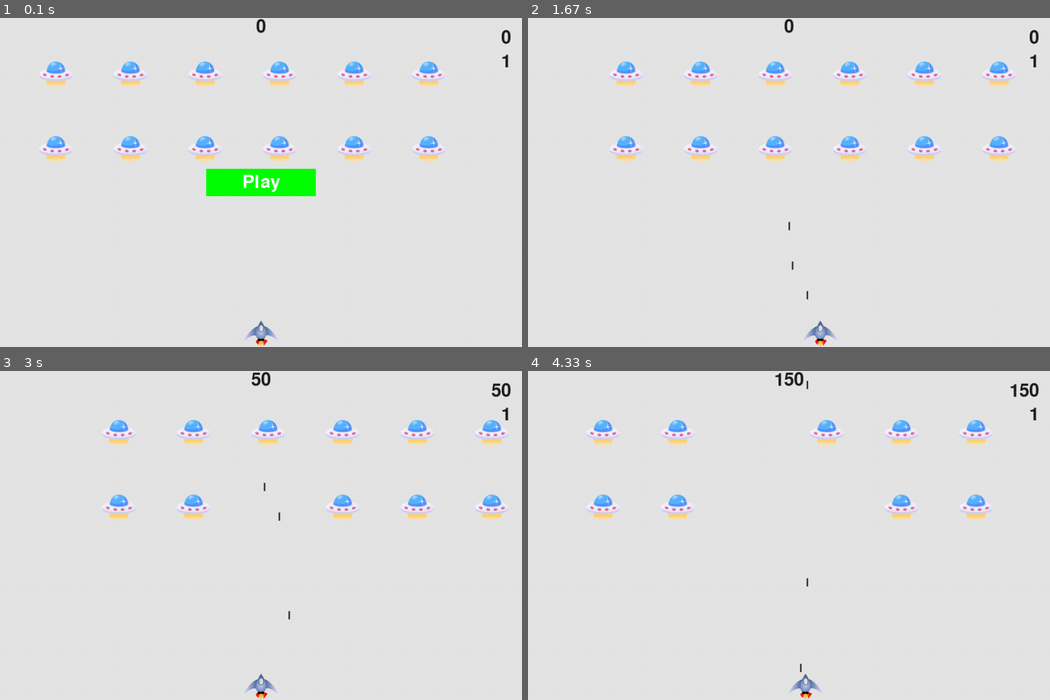
Above: before the commit, frames 1-4 (two rows, left to right).
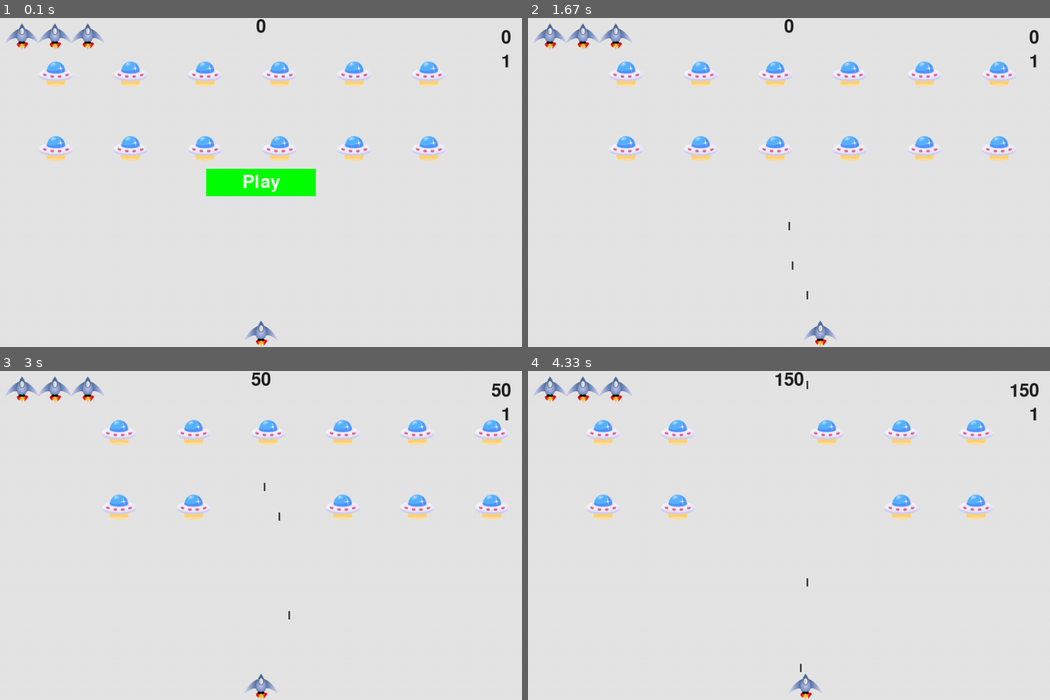
Above: after the commit, the same moments.

Repository: JGabriel1250/alien-invasion
Game: pygame game, started from pygame/alien_invasion.py
Two runs of this game, one before a commit and one after it. Both use one fixed random seed, a clock stepped at 60 frames per second and the inputs below.
Inputs:
- Up to frame 1 (0.1 s): no input
- Up to frame 2 (1.67 s): click "Play" at 0.38 s; tap Space at 0.67, 1.07, 1.37, 1.57 s; hold Right 1-1.47 s; hold Right from 1.5 s (still down)
- Up to frame 3 (3 s): tap Space at 1.87, 2.07, 2.37, 2.63, 2.93 s; release Right at 1.97 s; hold Left 2-2.53 s; hold Left 2.57-2.97 s
- Up to frame 4 (4.33 s): hold Right 3-3.63 s; tap Space at 3.07, 3.37, 3.73, 4.03, 4.23 s; hold Left 3.67-4.13 s; hold Right from 4.17 s (still down)

The runs differ from the first frame. In frame 1, 0.6% of the frame differs, in the area x 1-20%, y 1-10%; in frame 2, 0.6%; in frame 3, 0.6%; in frame 4, 0.6%.

Commit message:
Versão final do livros mas não do projeto

Diff:
--- a/pygame/alien_invasion.py
+++ b/pygame/alien_invasion.py
@@ -23,7 +23,7 @@
     sb = Scoreboard(al_settings, screen, stats)
 
     # Cria uma espaçonave, um grupo de projéteis e um grupo de alienígenas
-    ship = Ship(screen, al_settings)
+    ship = Ship(al_settings, screen)
     bullets = Group()
     aliens = Group()
 
@@ -35,7 +35,7 @@
         if stats.game_active:
             ship.update()
             gf.update_bullets(al_settings, screen, stats, sb, ship, aliens, bullets)
-            gf.update_aliens(al_settings, stats, screen, ship, aliens, bullets)
+            gf.update_aliens(al_settings, screen, stats, sb, ship, aliens, bullets)
         gf.update_screen(al_settings, screen, stats, sb, ship, aliens, bullets, play_button)
 
 
--- a/pygame/game_functions.py
+++ b/pygame/game_functions.py
@@ -57,6 +57,7 @@
         sb.prep_score()
         sb.prep_high_score()
         sb.prep_level()
+        sb.prep_ships()
 
         # Esvazia a lista de alienígena e de projéteis
         aliens.empty()
@@ -189,12 +190,15 @@
     al_settings.fleet_direction *= -1
 
 
-def ship_hit(al_settings, stats, screen, ship, aliens, bullets):
+def ship_hit(al_settings , screen, stats, sb, ship, aliens, bullets):
     """Responde ao fato de a espaçonave ter sido atingida por um alienígena"""
 
-    if stats.ship_left > 0:
+    if stats.ships_left > 0:
         # Decrementa ships_left
-        stats.ship_left -= 1
+        stats.ships_left -= 1
+
+        # Atualiza o painel de pontuações
+        sb.prep_ships()
 
         # Esvazia a lista de alienígenas e de projéteis
         aliens.empty()
@@ -212,27 +216,27 @@
         pygame.mouse.set_visible(True)
 
 
-def check_aliens_bottom(al_settings, stats, screen, ship, aliens, bullets):
+def check_aliens_bottom(al_settings, screen, stats, sb, ship, aliens, bullets):
     """Verifica se algum alienígena alcançou a parte inferior da tela."""
     screen_rect = screen.get_rect()
 
     for alien in aliens.sprites():
         if alien.rect.bottom >= screen_rect.bottom:
-            ship_hit(al_settings, stats, screen, ship, aliens, bullets)
+            ship_hit(al_settings, screen, stats, sb, ship, aliens, bullets)
             break
 
 
-def update_aliens(al_settings, stats, screen, ship, aliens, bullets):
+def update_aliens(al_settings, screen, stats, sb, ship, aliens, bullets):
     """Verifica se a frota está em uma das bordas e então atualiza as posições de todos os alienígenas da frota"""
     check_fleet_edges(al_settings, aliens)
     aliens.update()
 
     # Verifica se houve colisões entre alienígenas e a espaçonave
     if pygame.sprite.spritecollideany(ship, aliens):
-        ship_hit(al_settings, stats, screen, ship, aliens, bullets)
+        ship_hit(al_settings, screen, stats, sb, ship, aliens, bullets)
 
     # Verifica se há algum alienígena que atingiu a parte inferior da tela
-    check_aliens_bottom(al_settings, stats, screen, ship, aliens, bullets)
+    check_aliens_bottom(al_settings, screen, stats, sb, ship, aliens, bullets)
 
 def check_high_score(stats, sb):
     """Verifica se há uma nova pontuação máxima"""
--- a/pygame/game_stats.py
+++ b/pygame/game_stats.py
@@ -12,6 +12,6 @@
 
     def reset_stats(self):
         """Inicializa os dados estatísticos que podem mudar durante o jogo."""
-        self.ship_left = self.al_settings.ship_limit
+        self.ships_left = self.al_settings.ship_limit
         self.score = 0
         self.level = 1
--- a/pygame/scoreboard.py
+++ b/pygame/scoreboard.py
@@ -1,4 +1,6 @@
 import pygame.font
+from pygame.sprite import Group
+from ship import Ship
 
 class Scoreboard():
     """Uma classe para mostrar informações sobre a pontuação"""
@@ -18,6 +20,7 @@
         self.prep_score()
         self.prep_high_score()
         self.prep_level()
+        self.prep_ships()
 
     def prep_score(self):
         """Transforma a pontuação em uma imagem renderizada"""
@@ -47,6 +50,9 @@
         self.screen.blit(self.high_score_image, self.high_score_rect)
         self.screen.blit(self.level_image, self.level_rect)
 
+        # Desenha as espaçonaves
+        self.ships.draw(self.screen)
+
     def prep_level(self):
         """Transforma o nível em uma imagem renderizada"""
         self.level_image = self.font.render(str(self.stats.level), True, self.text_color, self.al_settings.bg_color)
@@ -55,3 +61,12 @@
         self.level_rect = self.level_image.get_rect()
         self.level_rect.right = self.score_rect.right
         self.level_rect.top = self.score_rect.bottom + 10
+
+    def prep_ships(self):
+        """Mostra quantas espaçonaves restam."""
+        self.ships = Group()
+        for ship_number in range(self.stats.ships_left):
+            ship = Ship(self.al_settings, self.screen)
+            ship.rect.x = 10 + ship_number * ship.rect.width
+            ship.rect.y = 10
+            self.ships.add(ship)
--- a/pygame/ship.py
+++ b/pygame/ship.py
@@ -1,8 +1,11 @@
 import pygame
+from pygame.sprite import Sprite
 
-class Ship():
-    def __init__(self, screen, al_settings):
+class Ship(Sprite):
+    def __init__(self, al_settings, screen):
         """inicializa a espaçonave e obtém seu rect"""
+        super().__init__()
+
         self.screen = screen
         self.al_settings = al_settings
 
